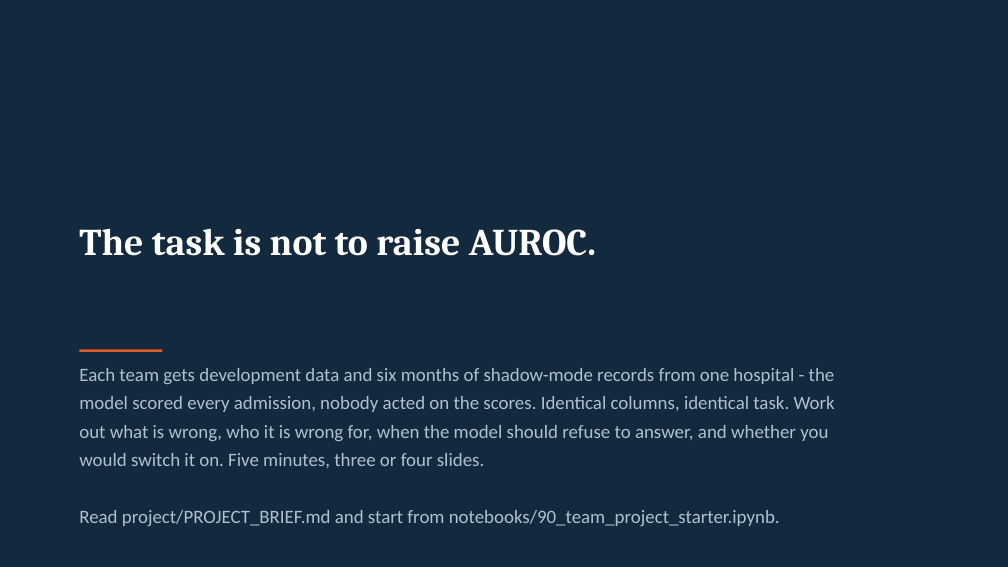
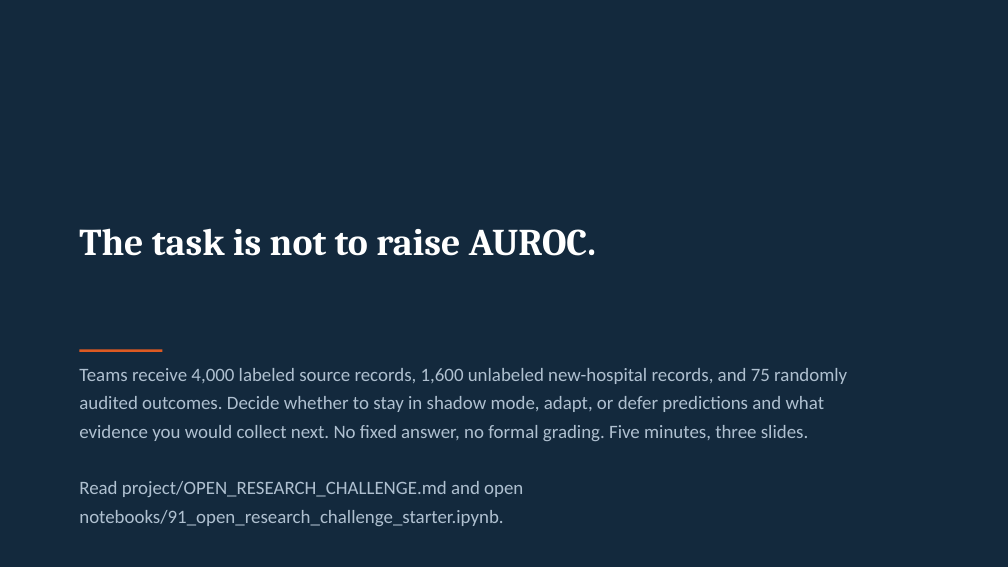
Before and after one commit to vafaei-ar/ai-uncertainty-2026-healthcare, a slide deck: slide 25 of slides/lecture2_deciding_under_uncertainty.pptx. Drawn at 1008x567 pixels with LibreOffice and Linux fonts; fonts in the diff are those of the drawing. Boxes give left, top, right and bottom in pixels: in the first picture for what was removed or moved away, otherwise in the second. Text is boxed around its words. In the diff, an @@ line names an element or a change of style, - is before the commit and + after.

```diff
--- a/slides/lecture2_deciding_under_uncertainty.pptx
+++ b/slides/lecture2_deciding_under_uncertainty.pptx
@@ text at (79,368,847,526): text changed @@
-Each team gets development data and six months of shadow-mode records from one hospital - the model scored every admission, nobody acted on the scores. Identical columns, identical task. Work out what is wrong, who it is wrong for, when the model should refuse to answer, and whether you would switch it on. Five minutes, three or four slides.
-Read project/PROJECT_BRIEF.md and start from notebooks/90_team_project_starter.ipynb.
+Teams receive 4,000 labeled source records, 1,600 unlabeled new-hospital records, and 75 randomly audited outcomes. Decide whether to stay in shadow mode, adapt, or defer predictions and what evidence you would collect next. No fixed answer, no formal grading. Five minutes, three slides.
+Read project/OPEN_RESEARCH_CHALLENGE.md and open notebooks/91_open_research_challenge_starter.ipynb.
```
Also in this commit, not shown: 7 other slides changed, 25 other files.
